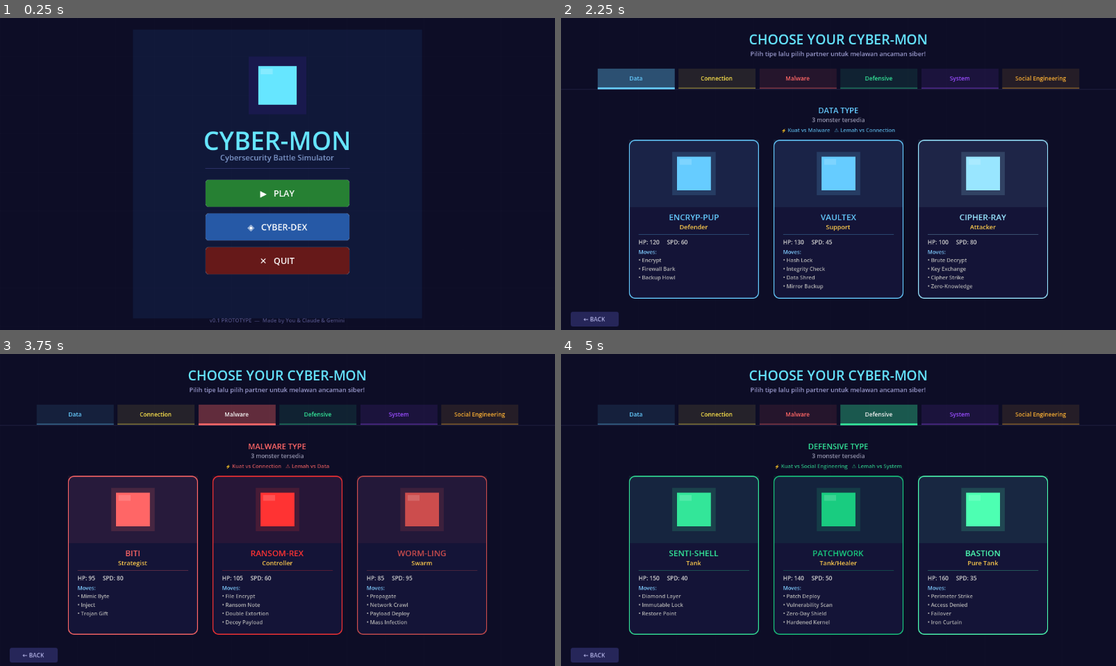
Above: before the commit, frames 1-4 (two rows, left to right).
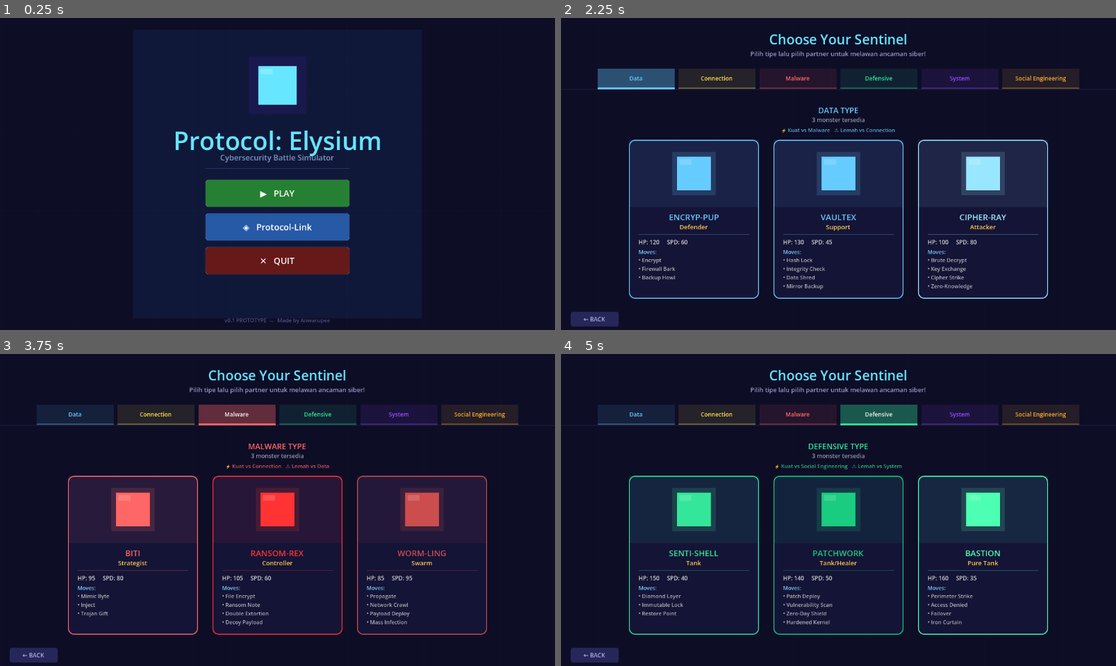
Above: after the commit, the same moments.

Repository: Anwarupee/Protocol-Elysium
Game: Godot game, scene res://menus/main_menu/MainMenu.tscn
Two runs of this game, one before a commit and one after it. Both use one fixed random seed, a clock stepped at 60 frames per second and the inputs below.
Inputs:
- Up to frame 1 (0.25 s): no input
- Up to frame 2 (2.25 s): click "◈ CYBER-DEX" (after the commit: "◈ Protocol-Link") at 0.5 s; click "← BACK" at 1.25 s; click "▶ PLAY" at 2 s
- Up to frame 3 (3.75 s): click "Data" at 2.75 s; click "Malware" at 3.5 s
- Up to frame 4 (5 s): click "Defensive" at 4.25 s

The runs differ from the first frame. In frame 1, 1.6% of the frame differs, in the area x 31-69%, y 36-98%; in frame 2, 0.7%; in frame 3, 0.7%; in frame 4, 0.7%.

Commit message:
feat: rename terminology - Monster->Sentinel, CyberDex->Protocol-Link, Type->Domain

Diff:
--- a/battle/Battle.gd
+++ b/battle/Battle.gd
@@ -97,18 +97,16 @@
 	container.position = pos
 
 	var bg = ColorRect.new()
-	bg.color = Color(0.08, 0.08, 0.22, 0.95)
+	bg.color = Color(0.08, 0.08, 0.22, 0.6)  # tambah alpha 0.6
 	bg.size = size
 	container.add_child(bg)
 
-	# Accent border top
 	var border = ColorRect.new()
 	border.color = accent
 	border.size = Vector2(size.x, 3)
 	border.position = Vector2(0, 0)
 	container.add_child(border)
 
-	# Subtle side border
 	var side = ColorRect.new()
 	side.color = Color(accent.r, accent.g, accent.b, 0.4)
 	side.size = Vector2(3, size.y)
@@ -151,45 +149,107 @@
 
 func build_ui(player_data: Dictionary, enemy_data: Dictionary):
 	# ── BACKGROUND ──
-	var bg = ColorRect.new()
-	bg.color = Color(0.05, 0.05, 0.15)
-	bg.size = Vector2(1152, 648)
-	add_child(bg)
-
-	# Grid lines
+	# Sky/far background
+	var sky = ColorRect.new()
+	sky.color = Color(0.08, 0.08, 0.25)
+	sky.size = Vector2(1152, 648)
+	add_child(sky)
+
+	# Far background (enemy side) — lebih terang
+	var far_bg = ColorRect.new()
+	far_bg.color = Color(0.12, 0.15, 0.35)
+	far_bg.size = Vector2(1152, 320)
+	far_bg.position = Vector2(0, 0)
+	add_child(far_bg)
+
+	# Horizon glow
+	var horizon = ColorRect.new()
+	horizon.color = Color(0.2, 0.3, 0.6, 0.3)
+	horizon.size = Vector2(1152, 40)
+	horizon.position = Vector2(0, 290)
+	add_child(horizon)
+
+	# Near background (player side) — lebih gelap
+	var near_bg = ColorRect.new()
+	near_bg.color = Color(0.05, 0.06, 0.18)
+	near_bg.size = Vector2(1152, 340)
+	near_bg.position = Vector2(0, 310)
+	add_child(near_bg)
+
+	# Grid lines far (lebih tipis, perspektif)
+	for i in range(0, 1152, 120):
+		var line = ColorRect.new()
+		line.color = Color(1, 1, 1, 0.02)
+		line.size = Vector2(1, 300)
+		line.position = Vector2(i, 0)
+		add_child(line)
+
+	# Grid lines near (lebih tebal)
 	for i in range(0, 1152, 80):
 		var line = ColorRect.new()
-		line.color = Color(1, 1, 1, 0.015)
-		line.size = Vector2(1, 648)
-		line.position = Vector2(i, 0)
+		line.color = Color(1, 1, 1, 0.03)
+		line.size = Vector2(1, 340)
+		line.position = Vector2(i, 310)
 		add_child(line)
-	for i in range(0, 648, 80):
-		var line = ColorRect.new()
-		line.color = Color(1, 1, 1, 0.015)
-		line.size = Vector2(1152, 1)
-		line.position = Vector2(0, i)
-		add_child(line)
-
-	# Arena divider
+
+	# Enemy platform
+	var enemy_platform = ColorRect.new()
+	enemy_platform.color = Color(0.18, 0.22, 0.45)
+	enemy_platform.size = Vector2(220, 18)
+	enemy_platform.position = Vector2(690, 262)
+	add_child(enemy_platform)
+
+	var enemy_platform_shadow = ColorRect.new()
+	enemy_platform_shadow.color = Color(0.0, 0.0, 0.0, 0.3)
+	enemy_platform_shadow.size = Vector2(200, 8)
+	enemy_platform_shadow.position = Vector2(700, 274)
+	add_child(enemy_platform_shadow)
+
+	var enemy_platform_shine = ColorRect.new()
+	enemy_platform_shine.color = Color(0.4, 0.5, 0.9, 0.3)
+	enemy_platform_shine.size = Vector2(220, 3)
+	enemy_platform_shine.position = Vector2(690, 258)
+	add_child(enemy_platform_shine)
+
+	# Player platform
+	var player_platform = ColorRect.new()
+	player_platform.color = Color(0.12, 0.16, 0.35)
+	player_platform.size = Vector2(280, 22)
+	player_platform.position = Vector2(130, 342)
+	add_child(player_platform)
+
+	var player_platform_shadow = ColorRect.new()
+	player_platform_shadow.color = Color(0.0, 0.0, 0.0, 0.4)
+	player_platform_shadow.size = Vector2(240, 10)
+	player_platform_shadow.position = Vector2(150, 358)
+	add_child(player_platform_shadow)
+
+	var player_platform_shine = ColorRect.new()
+	player_platform_shine.color = Color(0.3, 0.4, 0.8, 0.3)
+	player_platform_shine.size = Vector2(260, 4)
+	player_platform_shine.position = Vector2(140, 338)
+	add_child(player_platform_shine)
+
+	# Divider line horizon
 	var divider = ColorRect.new()
-	divider.color = Color(0.3, 0.3, 0.6, 0.4)
+	divider.color = Color(0.3, 0.4, 0.7, 0.5)
 	divider.size = Vector2(1152, 2)
-	divider.position = Vector2(0, 300)
+	divider.position = Vector2(0, 308)
 	add_child(divider)
 
-	# Arena glow top (enemy side)
-	var top_glow = ColorRect.new()
-	top_glow.color = Color(1, 0.2, 0.2, 0.04)
-	top_glow.size = Vector2(1152, 300)
-	top_glow.position = Vector2(0, 0)
-	add_child(top_glow)
-
-	# Arena glow bottom (player side)
-	var bot_glow = ColorRect.new()
-	bot_glow.color = Color(0.1, 0.3, 0.6, 0.04)
-	bot_glow.size = Vector2(1152, 298)
-	bot_glow.position = Vector2(0, 302)
-	add_child(bot_glow)
+	# Ambient glow enemy side
+	var enemy_glow = ColorRect.new()
+	enemy_glow.color = Color(0.8, 0.2, 0.2, 0.04)
+	enemy_glow.size = Vector2(1152, 310)
+	enemy_glow.position = Vector2(0, 0)
+	add_child(enemy_glow)
+
+	# Ambient glow player side
+	var player_glow = ColorRect.new()
+	player_glow.color = Color(0.1, 0.2, 0.5, 0.05)
+	player_glow.size = Vector2(1152, 340)
+	player_glow.position = Vector2(0, 308)
+	add_child(player_glow)
 
 	# ── ENEMY PANEL ──
 	var enemy_color = get_type_color(enemy_data["type"])
@@ -287,8 +347,8 @@
 		move_buttons.append(btn)
 
 	# ── MONSTER SPRITES ──
-	draw_monster_sprite(Vector2(800, 185), enemy_color, 65, false, enemy_data["name"])
-	draw_monster_sprite(Vector2(270, 295), player_color, 55, true, player_data["name"])
+	draw_monster_sprite(Vector2(800, 215), enemy_color, 85, false, enemy_data["name"])
+	draw_monster_sprite(Vector2(270, 270), player_color, 130, true, player_data["name"])
 
 func get_type_color(type: String) -> Color:
 	match type:
--- a/menus/cyberdex/CyberDex.gd
+++ b/menus/cyberdex/CyberDex.gd
@@ -292,10 +292,10 @@
 	header_border.position = Vector2(0, 48)
 	add_child(header_border)
 
-	var title = create_label("◈  CYBER-DEX", Vector2(20, 12), 20, Color(0.4, 0.9, 1))
+	var title = create_label("◈  Protocol-Link", Vector2(20, 12), 20, Color(0.4, 0.9, 1))
 	add_child(title)
 
-	var count = create_label(str(monsters_data.size()) + " CYBER-MON REGISTERED", Vector2(0, 15), 13, Color(0.5, 0.5, 0.7))
+	var count = create_label(str(monsters_data.size()) + " Sentinels Registered", Vector2(0, 15), 13, Color(0.5, 0.5, 0.7))
 	count.horizontal_alignment = HORIZONTAL_ALIGNMENT_RIGHT
 	count.custom_minimum_size = Vector2(1132, 20)
 	add_child(count)
@@ -402,7 +402,7 @@
 	vbox.add_child(_divider())
 
 	# Advantage
-	vbox.add_child(create_label("TYPE ADVANTAGE", Vector2(0, 0), 11, Color(0.4, 1, 0.4)))
+	vbox.add_child(create_label("Domain Advantage", Vector2(0, 0), 11, Color(0.4, 1, 0.4)))
 	detail_labels["advantage"] = create_label("", Vector2(0, 0), 11, Color(0.7, 1, 0.7))
 	detail_labels["advantage"].autowrap_mode = TextServer.AUTOWRAP_WORD
 	detail_labels["advantage"].custom_minimum_size = Vector2(440, 0)
@@ -421,7 +421,7 @@
 	right_border.position = Vector2(492, 50)
 	add_child(right_border)
 
-	add_child(create_label("ALL CYBER-MON", Vector2(510, 88), 13, Color(0.5, 0.6, 0.8)))
+	add_child(create_label("All Sentinels", Vector2(510, 88), 13, Color(0.5, 0.6, 0.8)))
 
 	# Grid scroll container
 	var grid_scroll = ScrollContainer.new()
--- a/menus/main_menu/MainMenu.gd
+++ b/menus/main_menu/MainMenu.gd
@@ -51,7 +51,7 @@
 	add_child(logo_shine)
 
 	# Title
-	var title = create_label("CYBER-MON", Vector2(0, 218), 52, Color(0.4, 0.9, 1))
+	var title = create_label("Protocol: Elysium", Vector2(0, 218), 52, Color(0.4, 0.9, 1))
 	title.horizontal_alignment = HORIZONTAL_ALIGNMENT_CENTER
 	title.custom_minimum_size = Vector2(1152, 65)
 	add_child(title)
@@ -73,7 +73,7 @@
 	play_btn.pressed.connect(go_to_selection)
 	add_child(play_btn)
 
-	var dex_btn = create_menu_button("◈   CYBER-DEX", Vector2(426, 405), Color(0.15, 0.35, 0.65))
+	var dex_btn = create_menu_button("◈   Protocol-Link", Vector2(426, 405), Color(0.15, 0.35, 0.65))
 	dex_btn.pressed.connect(go_to_cyberdex)
 	add_child(dex_btn)
 
@@ -82,7 +82,7 @@
 	add_child(quit_btn)
 
 	# Version + credit
-	var version = create_label("v0.1 PROTOTYPE  —  Made by You & Claude & Gemini", Vector2(0, 620), 11, Color(0.3, 0.3, 0.5))
+	var version = create_label("v0.1 PROTOTYPE  —  Made by Anwarupee", Vector2(0, 620), 11, Color(0.3, 0.3, 0.5))
 	version.horizontal_alignment = HORIZONTAL_ALIGNMENT_CENTER
 	version.custom_minimum_size = Vector2(1152, 20)
 	add_child(version)
--- a/menus/selection/selection_screen.gd
+++ b/menus/selection/selection_screen.gd
@@ -280,7 +280,7 @@
 		add_child(line)
 
 	# Title
-	var title = create_label("CHOOSE YOUR CYBER-MON", Vector2(0, 25), 28, Color(0.4, 0.9, 1))
+	var title = create_label("Choose Your Sentinel", Vector2(0, 25), 28, Color(0.4, 0.9, 1))
 	title.horizontal_alignment = HORIZONTAL_ALIGNMENT_CENTER
 	title.custom_minimum_size = Vector2(1152, 40)
 	add_child(title)
